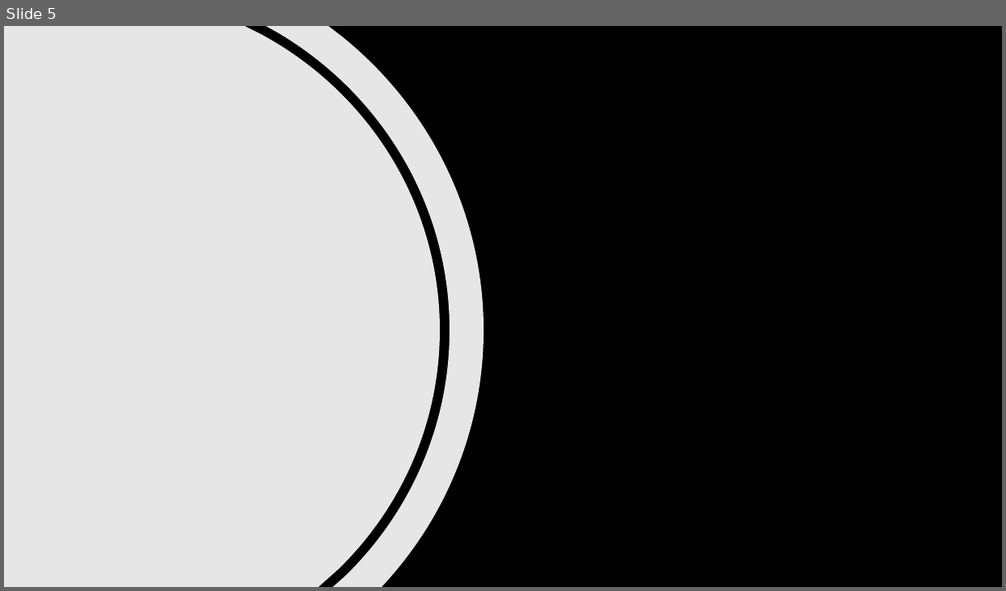
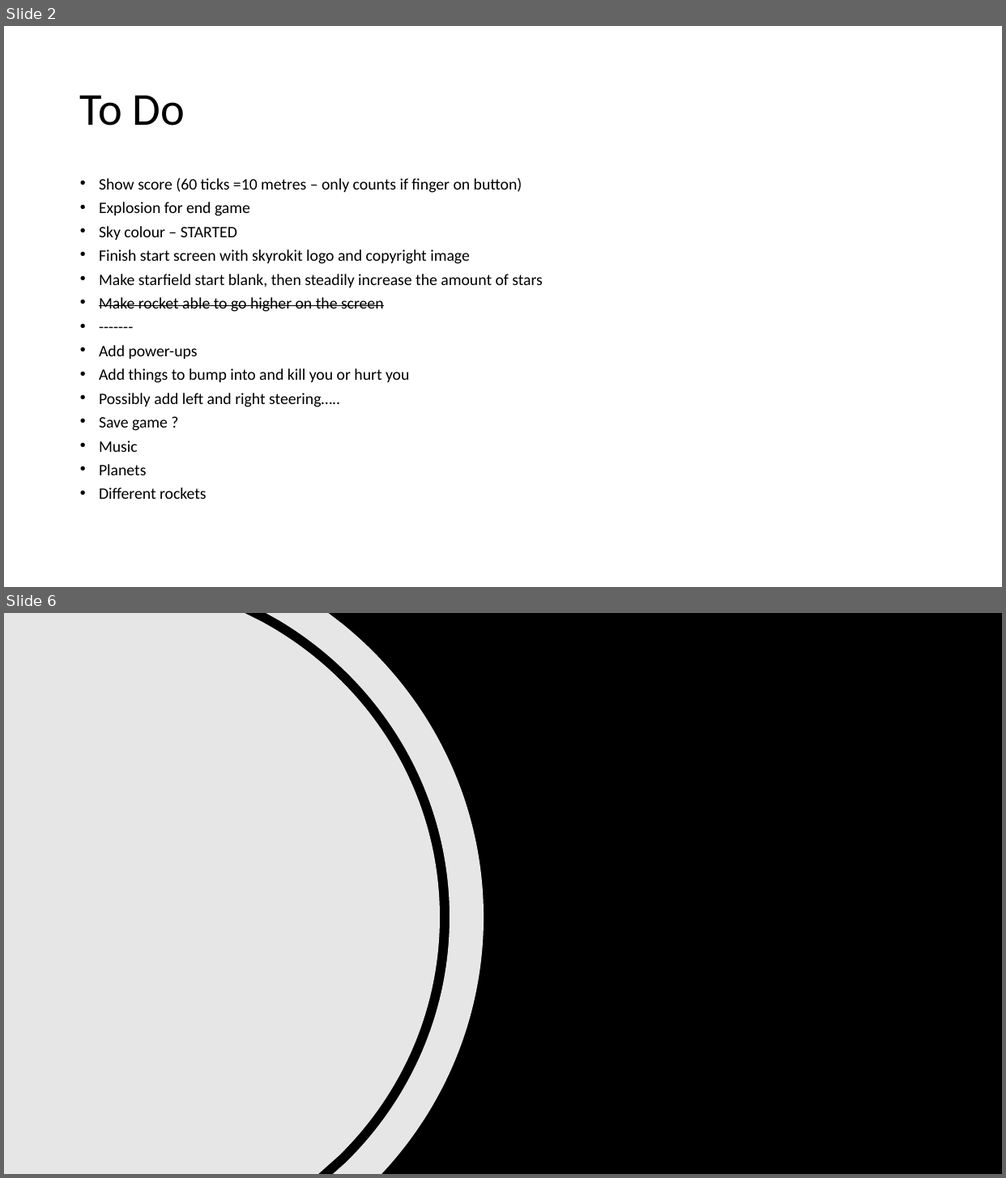
Before and after one commit to alshapton/Skyrokit, a slide deck: notes.pptx. Shown one above the other, each under a label of ours: slide 5 before the commit, slides 2 and 6 after it; the slides between them are not shown. The pictures are 1006x591 and 1006x1178 pixels, drawn with LibreOffice and Linux fonts; fonts in the diff are those of the drawing. Boxes give left, top, right and bottom in pixels: in the first picture for what was removed or moved away, otherwise in the second. Text is boxed around its words. In the diff, an @@ line names an element or a change of style, - is before the commit and + after.

Commit message:
More work on title screen, changed rocket sprite, fixed numerous bugs

```diff
--- a/notes.pptx
+++ b/notes.pptx
@@ slide 2 added at (x1=4, y1=26, x2=1002, y2=587), background #FFFFFF @@
@@ title added at (x1=80, y1=95, x2=185, y2=126), 44 pt, text #000000 @@
+To Do
@@ text added at (x1=99, y1=177, x2=543, y2=499), 15.4 pt, text #000000 @@
+• Show score (60 ticks =10 metres – only counts if finger on button)
+• Explosion for end game
+• Sky colour – STARTED
+• Finish start screen with skyrokit logo and copyright image
+• Make starfield start blank, then steadily increase the amount of stars
+• Make rocket able to go higher on the screen
+• -------
+• Add power-ups
+• Add things to bump into and kill you or hurt you
+• Possibly add left and right steering…..
+• Save game ?
+• Music
+• Planets
+• Different rockets
@@ what was slide 5 is now slide 6 @@
```
Also in this commit, not shown: 3 slides changed, 1 other file.
